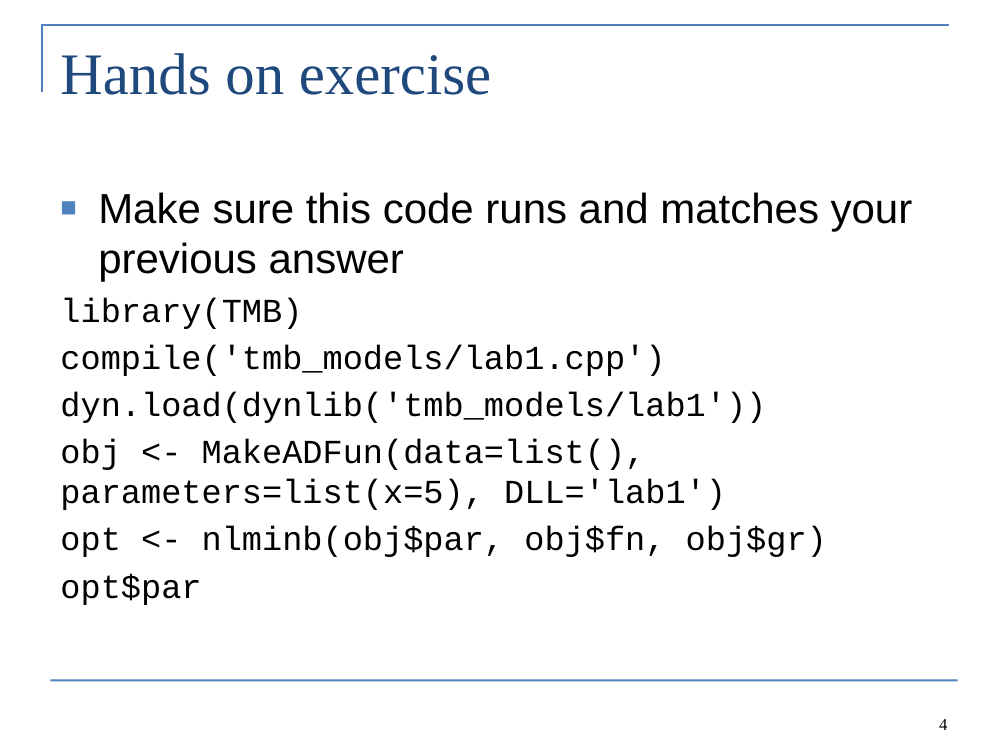
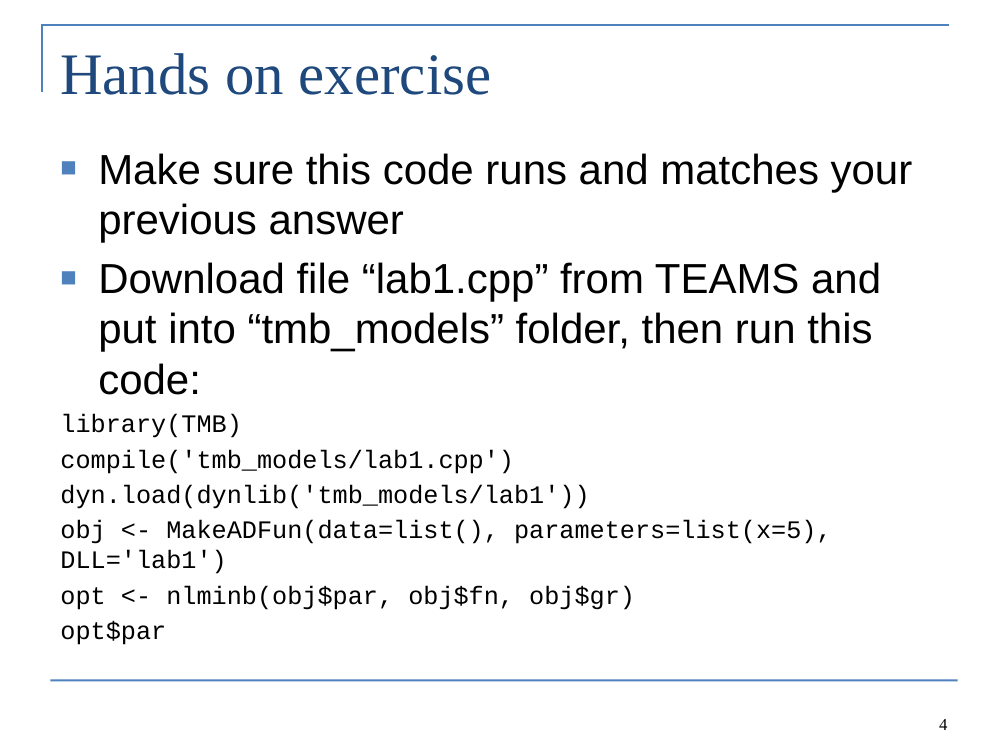
Before and after one commit to Cole-Monnahan-NOAA/tmb_workshop, a slide deck: slide 4 of day1/lab1_eng.pptx. Drawn at 1008x756 pixels with LibreOffice and Linux fonts; fonts in the diff are those of the drawing. Boxes give left, top, right and bottom in pixels: in the first picture for what was removed or moved away, otherwise in the second. Text is boxed around its words. In the diff, an @@ line names an element or a change of style, - is before the commit and + after.

```diff
--- a/day1/lab1_eng.pptx
+++ b/day1/lab1_eng.pptx
@@ text "Make sure this code runs ...": place and size @@
-text "Make sure this code runs ..." at (60, 192, 913, 605)
+text "Make sure this code runs ..." at (60, 153, 913, 645)
@@ text at (98, 262, 881, 395): paragraph added @@
+■ Download file “lab1.cpp” from TEAMS and put into “tmb_models” folder, then run this code:
@@ text at (60, 414, 832, 645): size 24 to 18 pt in "library(TMB)", "compile('tmb_models/lab1.cpp')", "dyn.load(dynlib('tmb_models/lab1'))", "obj <- MakeADFun(data=list(), parameters=list(x=5), DLL='lab ..." and 2 more places; less space between paragraphs @@
```
Also in this commit, not shown: 1 other slide changed, 1 other file.
